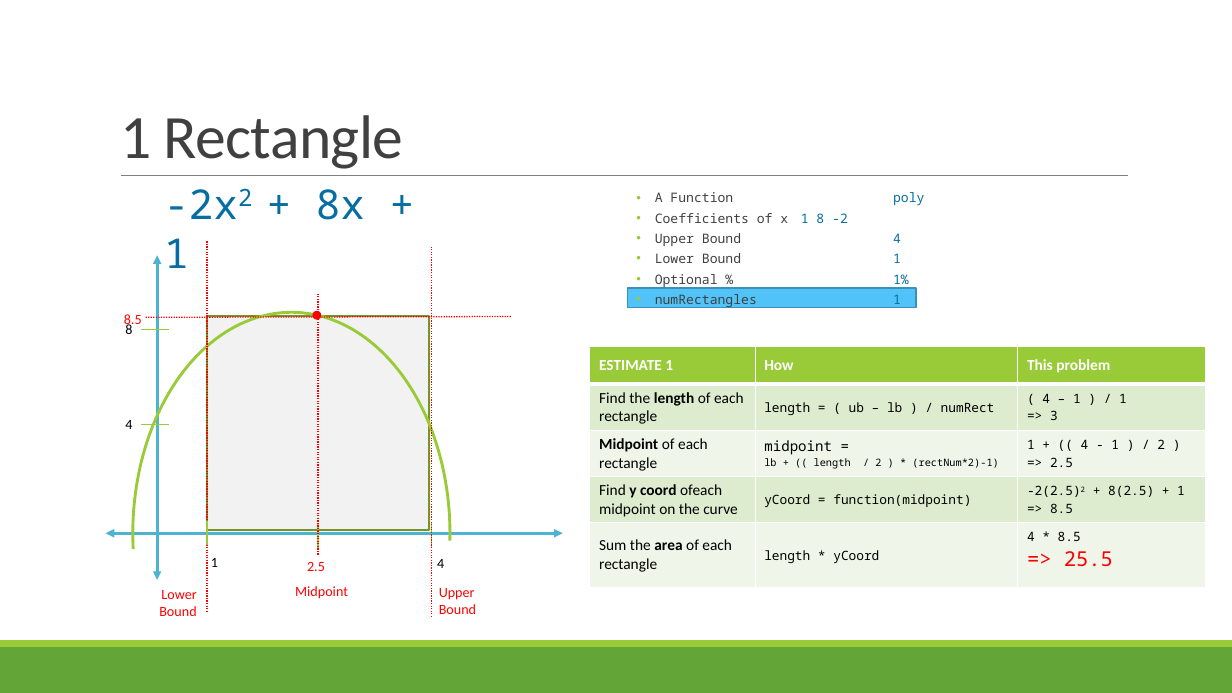
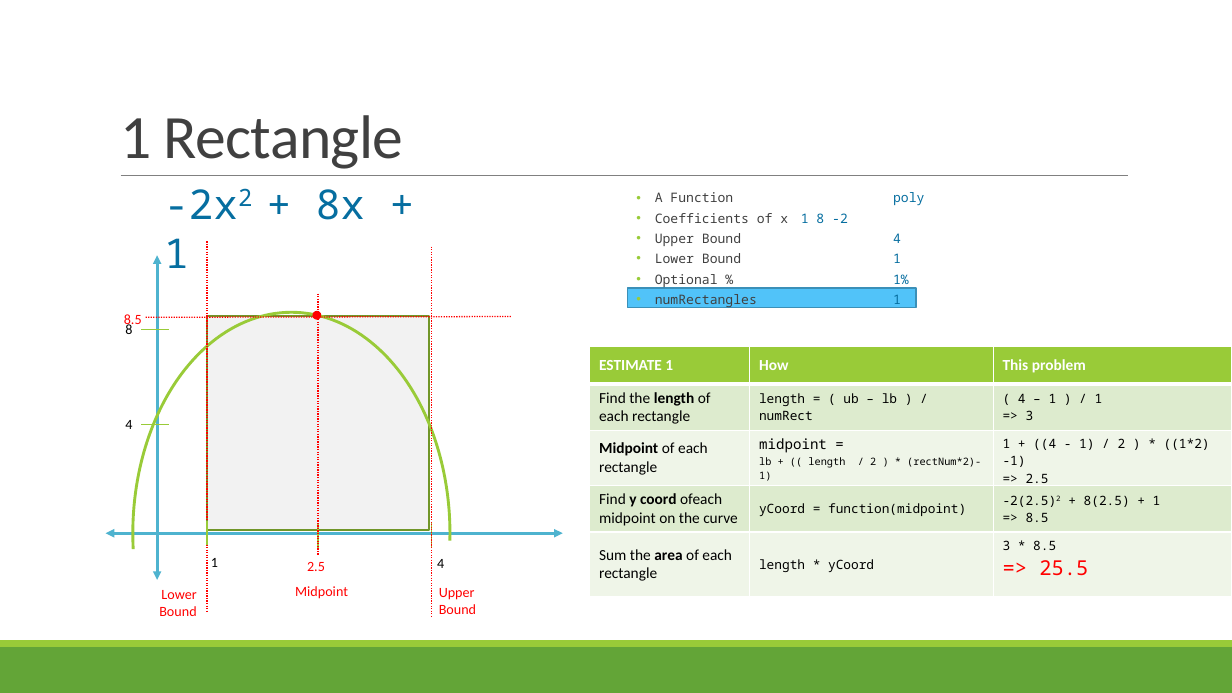
Before and after one commit to aavolo/cmsi186, a slide deck: slide 18 of spring20/assignment05/assignment05 - Part 1.pptx (slide 17 before the commit). Drawn at 1232x693 pixels with LibreOffice and Linux fonts; fonts in the diff are those of the drawing. Boxes give left, top, right and bottom in pixels: in the first picture for what was removed or moved away, otherwise in the second. Text is boxed around its words. In the diff, an @@ line names an element or a change of style, - is before the commit and + after.

```diff
--- a/spring20/assignment05/assignment05 - Part 1.pptx
+++ b/spring20/assignment05/assignment05 - Part 1.pptx
@@ table at bbox=[590, 347, 1231, 588] @@
-row 3, column 3: 1 + (( 4 - 1 ) / 2 ) / => 2.5
+row 3, column 3: 1 + ((4 - 1) / 2 ) * ((1*2) -1) / => 2.5
-row 5, column 3: 4 * 8.5 / => 25.5
+row 5, column 3: 3 * 8.5 / => 25.5
@@ table: place and size @@
-table at bbox=[590, 347, 1205, 588]
+table at bbox=[590, 347, 1231, 588]
```
Also in this commit, not shown: 2 other slides changed, 1 slide added.
